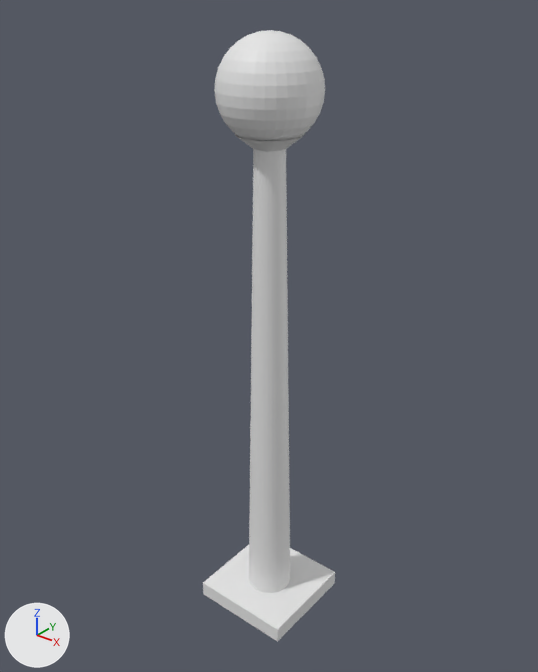
What one commit did to the FBX model Assets/Props/LightPost2WIP.fbx.
Before and after are seen from a 50 mm camera at (13.59, -17.02, 21.13) aimed at (-0.23, 0.25, 10.43). The axes (+X, +Y, +Z) are drawn at lower left. The lights are the same throughout. Where no turn or scale is listed for an object, it has been applied to the vertices.

The older version as bpy lines, for what is in view:
```python
me_cube = bpy.data.meshes.new('Cube')
me_cube.from_pydata(...)  # a box spanning x -1.81..1.81, y -1.81..1.81, z -0.29..0.29
me_cube.materials.append(mat_material)  # white #e7e7e7
me_cylinder = bpy.data.meshes.new('Cylinder')
me_cylinder.from_pydata(...)  # 64 vertices, 33 faces; spans x -0.8..0.8, y -0.8..0.8, z -8.2..8.2
me_cylinder_001 = bpy.data.meshes.new('Cylinder.001')
me_cylinder_001.from_pydata(...)  # 64 vertices, 33 faces; spans x -1.0..1.0, y -1.0..1.0, z -1.0..-0.61
me_sphere = bpy.data.meshes.new('Sphere')
me_sphere.from_pydata(...)  # a UV sphere (32 segments, 16 rings, poles along z) spanning x -1.0..1.0, y -1.0..1.0, z -1.0..1.0
ob_cube = bpy.data.objects.new('Cube', me_cube)
ob_cube.location = (0.0, 0.0, 0.0)
ob_cylinder = bpy.data.objects.new('Cylinder', me_cylinder)
ob_cylinder.location = (0.0, 0.0, 8.47)
ob_cylinder_001 = bpy.data.objects.new('Cylinder.001', me_cylinder_001)
ob_cylinder_001.location = (0.0, 0.0, 17.62)
ob_sphere = bpy.data.objects.new('Sphere', me_sphere)
ob_sphere.location = (0.0, 0.0, 18.22)
ob_sphere.scale = (1.54, 1.54, 1.54)
```
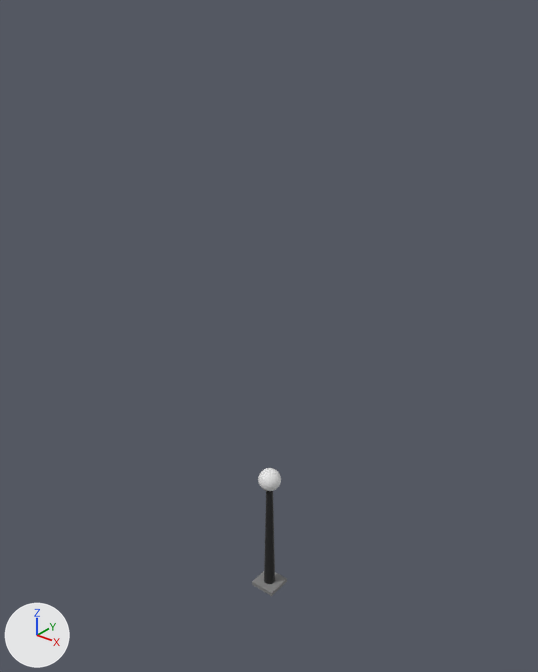
Pixel boxes [x1, y1, x2, y2] of what changed, in the pictures (538 x 672 px):
'Cylinder', deleted: before [249, 149, 290, 593]
'Sphere', reshaped, moved, rescaled (68% narrower, 15% taller): before [214, 30, 325, 141]; after [252, 468, 287, 596]
'Cube', deleted: before [203, 545, 335, 642]
'Cylinder.001', deleted: before [235, 134, 305, 152]

What the commit changed:
Material 'Material.001' (mat_material_001) is new.
Its base color is (0.214, 0.214, 0.214) (grey #7f7f7f).
Its roughness is 0.77.
Material 'Material.002' (mat_material_002) is new.
Its base color is (0.0402, 0.0402, 0.0402) (black #383838).
Its metallic is 0.516.
Its roughness is 0.341.
me_sphere is used by ob_sphere; location (0.0, 0.0, 18.22); scale (1.54, 1.54, 1.54).
me_sphere had 482 vertices, 512 faces and spanned x -1.0..1.0, y -1.0..1.0, z -1.0..1.0.
me_sphere now has 618 vertices, 584 faces and spans x -1.17..1.17, y -1.17..1.17, z 0.0..12.99.
me_sphere part 1: 482 vertices removed from x -1.0..1.0, y -1.0..1.0, z -1.0..1.0; 618 vertices added at x -1.17..1.17, y -1.17..1.17, z 0.0..12.99.
me_sphere now uses material mat_material (white #e7e7e7).
me_sphere now uses material mat_material_001 (grey #7f7f7f).
me_sphere now uses material mat_material_002 (black #383838).
Object 'Cube' (ob_cube) is deleted.
Object 'Cylinder' (ob_cylinder) is deleted.
Object 'Sphere' (ob_sphere) moves from (0.0, 0.0, 18.22) to (0.0, 0.0, 0.0).
Object 'Sphere' (ob_sphere) is rescaled from (1.54, 1.54, 1.54) to (0.408, 0.408, 0.408).
Object 'Cylinder.001' (ob_cylinder_001) is deleted.
